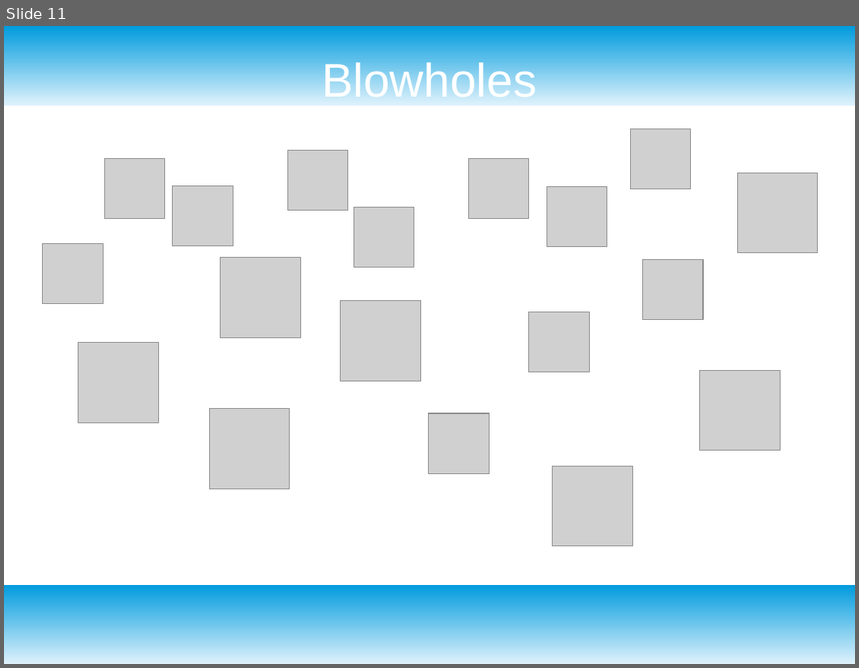
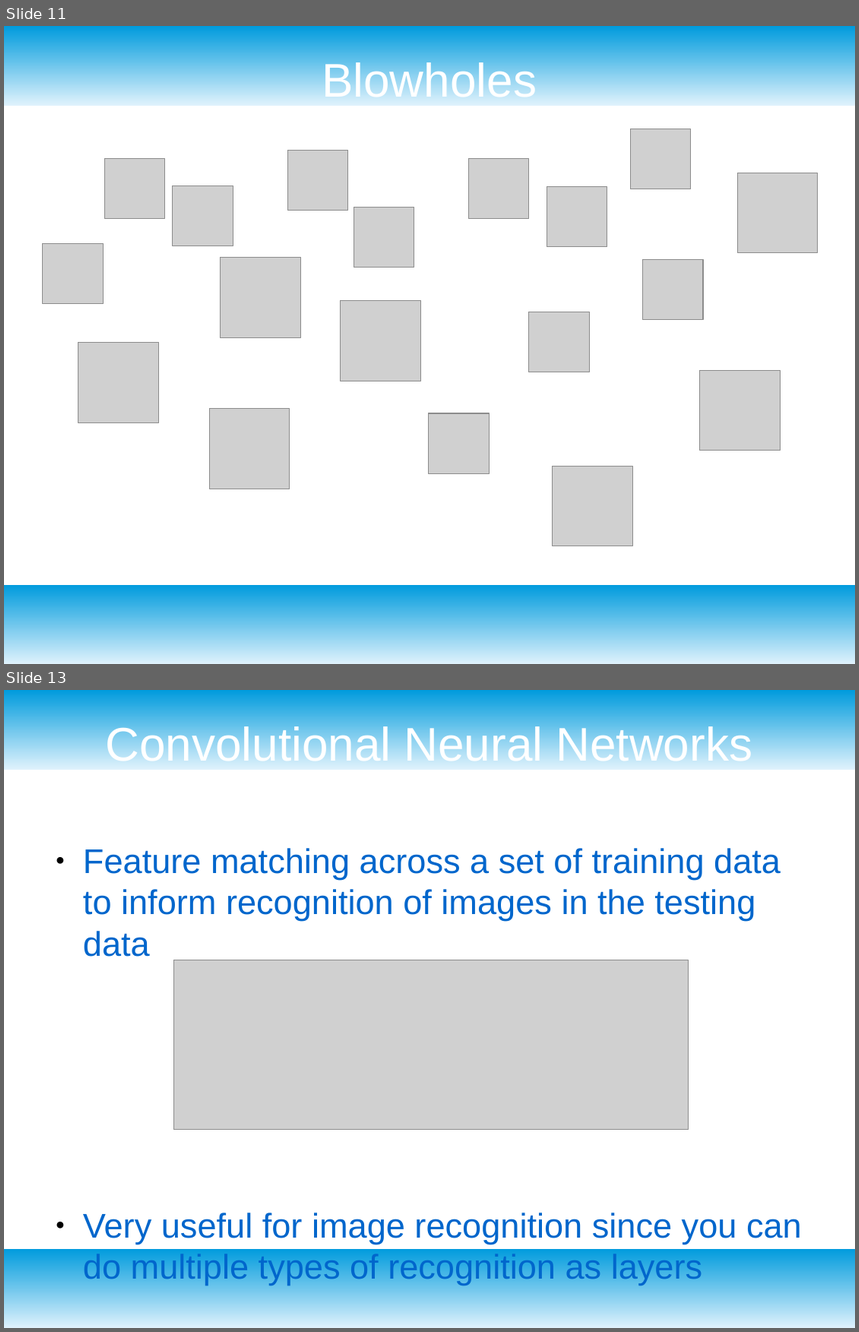
Before and after one commit to hackforthesea/whalematch, a slide deck: presentation.odp. Shown one above the other, each under a label of ours: slide 11 before the commit, slides 11 and 13 after it; the slides between them are not shown. The pictures are 859x668 and 859x1332 pixels, drawn with LibreOffice and Linux fonts; fonts in the diff are those of the drawing; grey boxes stand for pictures. Boxes give left, top, right and bottom in pixels: in the first picture for what was removed or moved away, otherwise in the second. Text is boxed around its words. In the diff, an @@ line names an element or a change of style, - is before the commit and + after.

```diff
--- a/presentation.odp
+++ b/presentation.odp
@@ slide 13 added at (4,690,855,1328), background #FFFFFF; not listed: 2 template elements that a slide beside it also shows @@
@@ title added at (105,723,753,770), 44 pt, text #FFFFFF @@
+Convolutional Neural Networks
@@ text added at (83,848,802,1285), 32 pt, text #0066CC @@
+● Feature matching across a set of training data to inform recognition of images in the testing data
+● Very useful for image recognition since you can do multiple types of recognition as layers
@@ picture added at (174,961,689,1130) @@
```
Also in this commit, not shown: 4 slides changed, 4 other slides added, 1 other file.
